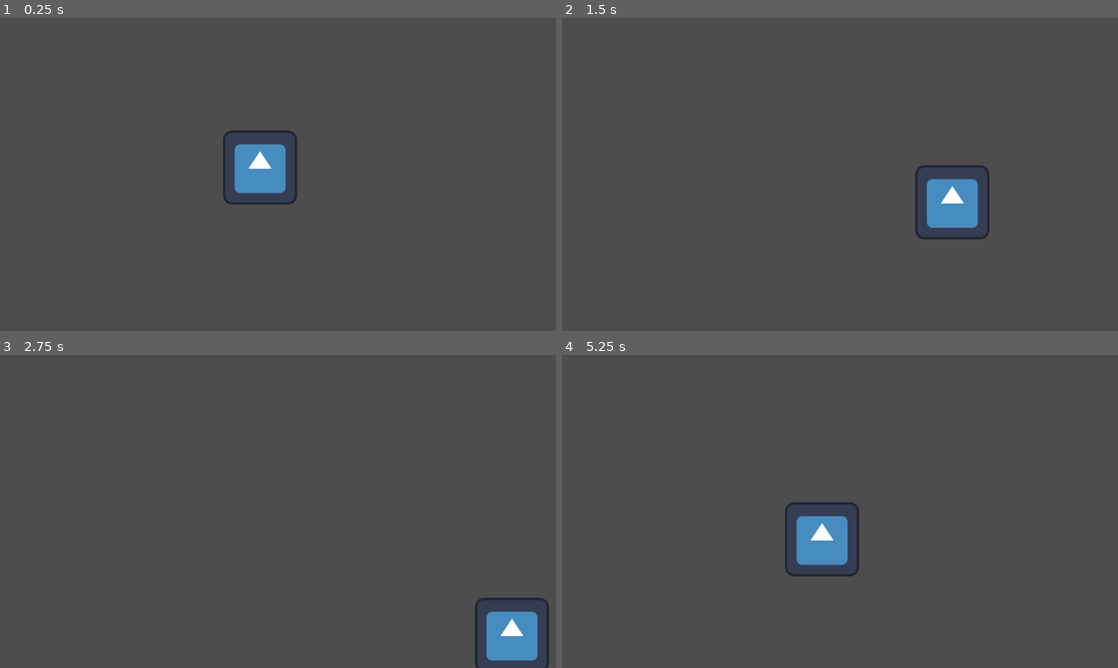
Above: before the commit, frames 1-4 (two rows, left to right).
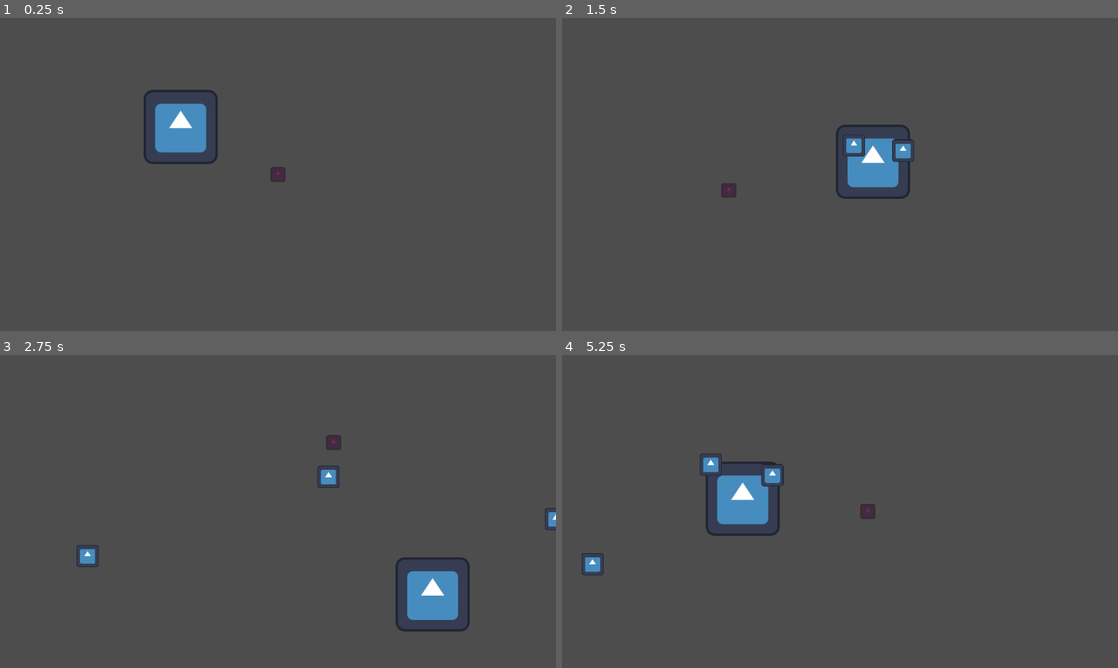
Above: after the commit, the same moments.

Repository: rakthalekk/EndureTheFungeon
Game: Godot game, scene res://src/jack_gun_test_scene.tscn
Two runs of this game, one before a commit and one after it. Both use one fixed random seed, a clock stepped at 60 frames per second and the inputs below. Before the commit the project starts from res://src/main.tscn. The engine's default icon, where the game draws it, is replaced by a stand-in: a white triangle on a blue panel in a dark square.
Inputs (mouse positions are in pixels of both pictures, inside the frame that each line leads up to):
- Up to frame 1 (0.25 s): no input
- Up to frame 2 (1.5 s): tap Enter at 0.5 s; move the mouse to (962, 158) at 0.52 s; press the mouse at (962, 158) at 0.53 s; hold D (move_right) 0.53-1.28 s; move the mouse to (728, 190) at 1.27 s; release the mouse at (728, 190) at 1.28 s; hold S (move_down) from 1.28 s (still down); click (728, 190) at 1.35 s
- Up to frame 3 (2.75 s): move the mouse to (333, 442) at 2.02 s; release S (move_down) at 2.03 s; press the mouse at (333, 442) at 2.03 s; hold D (move_right) from 2.03 s (still down)
- Up to frame 4 (5.25 s): move the mouse to (812, 574) at 2.77 s; release D (move_right) at 2.78 s; release the mouse at (812, 574) at 2.78 s; hold W (move_up) 2.78-3.53 s; click (812, 574) at 2.85 s; move the mouse to (1006, 558) at 3.52 s; press the mouse at (1006, 558) at 3.53 s; hold A (move_left) 3.53-5.03 s; move the mouse to (673, 464) at 4.27 s; release the mouse at (673, 464) at 4.28 s; click (673, 464) at 4.35 s; move the mouse to (867, 511) at 5.02 s; press the mouse at (867, 511) at 5.03 s; hold S (move_down) from 5.03 s (still down)

The runs differ from the first frame. In frame 1, 3.6% of the frame differs, in the area x 25-54%, y 22-60%; in frame 2, 3.9%; in frame 3, 4.1%; in frame 4, 4.2%, in the area x 3-57%, y 31-71%.

Commit message:
player and gun work

Diff:
--- a/project.godot
+++ b/project.godot
@@ -11,7 +11,7 @@
 [application]
 
 config/name="Endure The Fungeon"
-run/main_scene="res://src/main.tscn"
+run/main_scene="res://src/jack_gun_test_scene.tscn"
 config/features=PackedStringArray("4.2", "GL Compatibility")
 config/icon="res://icon.svg"
 
@@ -51,8 +51,9 @@
 ]
 }
 shoot={
-"deadzone": 0.5,
-"events": []
+"deadzone": 0.49,
+"events": [null, Object(InputEventMouseButton,"resource_local_to_scene":false,"resource_name":"","device":-1,"window_id":0,"alt_pressed":false,"shift_pressed":false,"ctrl_pressed":false,"meta_pressed":false,"button_mask":1,"position":Vector2(116, 21),"global_position":Vector2(120, 62),"factor":1.0,"button_index":1,"canceled":false,"pressed":true,"double_click":false,"script":null)
+]
 }
 
 [layer_names]
--- /dev/null
+++ b/src/BulletReticle.gd
@@ -0,0 +1,11 @@
+extends Sprite2D
+
+
+# Called when the node enters the scene tree for the first time.
+func _ready():
+	pass # Replace with function body.
+
+
+# Called every frame. 'delta' is the elapsed time since the previous frame.
+func _process(delta):
+	global_position = get_global_mouse_position()
--- a/src/Joke.gd
+++ b/src/Joke.gd
@@ -1,12 +1,17 @@
 class_name Joke
 extends Node
 
+const BASE_PROJECTILE = preload("res://src/projectile.tscn")
+
+@export var text_name: String
+@export var projectile_name: String
 @export var is_automatic: bool
 @export var is_charging: bool
 @export var charge_delay: float
 var charge_timer: float
 @export var fire_delay: float
 var delay_timer: float
+@export var infinite_ammo: bool
 @export var max_uses: int
 var current_uses: int
 var firing: bool
@@ -14,18 +19,23 @@
 var current_heading = Vector2.ZERO
 var fire_pos = Vector2.ZERO
 
+var owning_player: Player
+
 
 # Called when the node enters the scene tree for the first time.
 func _ready():
 	current_uses = max_uses
 	delay_timer = fire_delay
 	charge_timer = charge_delay
+	can_fire = true
 	pass # Replace with function body.
 
+func _pick_up(player: Player):
+	owning_player = player
 
 # Called every frame. 'delta' is the elapsed time since the previous frame.
 func _process(delta):
-	if(is_charging && can_fire && firing):
+	if(is_charging && can_fire && firing && (infinite_ammo || current_uses > 0)):
 		charge_timer -= delta
 		if(charge_timer < 0 && is_automatic):
 			_tell_joke()
@@ -34,7 +44,7 @@
 		if(delay_timer < 0):
 			delay_timer = fire_delay;
 			can_fire = true
-	if(is_automatic && firing && can_fire):
+	if(is_automatic && firing && can_fire && (infinite_ammo || current_uses > 0)):
 		_tell_joke()
 	pass
 
@@ -42,9 +52,18 @@
 	current_heading = heading;
 
 func _tell_joke():
-	if(!can_fire):
+	print("tell joke " + text_name)
+	if(!can_fire || (!infinite_ammo && current_uses <=0)):
 		return;
-	#spawn bullet and set direction
+
+	var projectile = BASE_PROJECTILE.instantiate() as Projectile
+	projectile._setup_bullet(projectile_name, current_heading)
+	projectile.global_position = owning_player.global_position
+	owning_player.get_parent().add_child(projectile)
+
+	if(!infinite_ammo):
+		current_uses -= 1
+
 	if(!is_automatic):
 		can_fire = false
 	if(is_charging):
@@ -52,7 +71,8 @@
 	pass
 
 func _start_telling_joke():
-	if(firing || !can_fire || current_uses <= 0):
+	print("start telling joke " + text_name)
+	if(firing || !can_fire || (!infinite_ammo && current_uses <= 0)):
 		return;
 	firing = true;
 	if(is_automatic || is_charging):
@@ -60,9 +80,10 @@
 	_tell_joke()
 	pass
 
-func _stop_telling_joke():
+func _stop_telling_joke(unequip:bool = false):
+	print("stop telling joke " + text_name)
 	if(is_charging && !is_automatic):
-		if(charge_timer < 0):
+		if(charge_timer < 0 && !unequip):
 			_tell_joke()
 		else:
 			charge_timer = charge_delay
--- a/src/PlayerScene.tscn
+++ b/src/PlayerScene.tscn
@@ -1,19 +1,4 @@
-[gd_scene load_steps=4 format=3 uid="uid://b20sqy78h55q7"]
-
-[ext_resource type="Script" path="res://src/PlayerMovement.gd" id="1_c1ftk"]
-[ext_resource type="Texture2D" uid="uid://l11c7kl026c8" path="res://icon.svg" id="2_cmuy2"]
-
-[sub_resource type="CapsuleShape2D" id="CapsuleShape2D_bvmoh"]
+[gd_scene format=3 uid="uid://b20sqy78h55q7"]
 
 [node name="Player" type="Area2D"]
-script = ExtResource("1_c1ftk")
 metadata/_edit_group_ = true
-
-[node name="AnimatedSprite2D" type="AnimatedSprite2D" parent="."]
-visible = false
-
-[node name="CollisionShape2D" type="CollisionShape2D" parent="."]
-shape = SubResource("CapsuleShape2D_bvmoh")
-
-[node name="Sprite2D" type="Sprite2D" parent="."]
-texture = ExtResource("2_cmuy2")
--- /dev/null
+++ b/src/bullet_reticle.tscn
@@ -0,0 +1,10 @@
+[gd_scene load_steps=3 format=3 uid="uid://bum3w87g78x1x"]
+
+[ext_resource type="Texture2D" uid="uid://l11c7kl026c8" path="res://icon.svg" id="1_7cgg3"]
+[ext_resource type="Script" path="res://src/BulletReticle.gd" id="2_4xvk7"]
+
+[node name="BulletReticle" type="Sprite2D"]
+modulate = Color(0.709804, 0, 0.298039, 0.435294)
+scale = Vector2(0.2, 0.2)
+texture = ExtResource("1_7cgg3")
+script = ExtResource("2_4xvk7")
--- /dev/null
+++ b/src/jack_gun_test_scene.tscn
@@ -0,0 +1,11 @@
+[gd_scene load_steps=3 format=3 uid="uid://bpuypxw8m07tg"]
+
+[ext_resource type="PackedScene" uid="uid://ciovhmka66u24" path="res://src/player.tscn" id="1_f2j53"]
+[ext_resource type="PackedScene" uid="uid://bum3w87g78x1x" path="res://src/bullet_reticle.tscn" id="2_wjr11"]
+
+[node name="Node" type="Node"]
+
+[node name="Player" parent="." instance=ExtResource("1_f2j53")]
+position = Vector2(312, 188)
+
+[node name="BulletReticle" parent="." instance=ExtResource("2_wjr11")]
--- a/src/joke_database.gd
+++ b/src/joke_database.gd
@@ -2,8 +2,8 @@
 @export var laugh: Joke
 
 
-func _get_joke(name : String) -> Joke:
-	return get_node(name);
+func _get_joke(joke_name : String) -> Joke:
+	return get_node(joke_name);
 
 func _get_laugh() -> Joke:
 	return laugh;
--- a/src/joke_database.tscn
+++ b/src/joke_database.tscn
@@ -3,8 +3,13 @@
 [ext_resource type="Script" path="res://src/joke_database.gd" id="1_7jgi1"]
 [ext_resource type="Script" path="res://src/Joke.gd" id="2_dyf4u"]
 
-[node name="JokeDatabase" type="Node"]
+[node name="JokeDatabase" type="Node" node_paths=PackedStringArray("laugh")]
 script = ExtResource("1_7jgi1")
+laugh = NodePath("Laugh")
 
-[node name="Joke" type="Node" parent="."]
+[node name="Laugh" type="Node" parent="."]
 script = ExtResource("2_dyf4u")
+text_name = "Haha"
+projectile_name = "Haha"
+fire_delay = 0.5
+infinite_ammo = true
--- a/src/player.gd
+++ b/src/player.gd
@@ -1,5 +1,7 @@
 class_name Player
 extends CharacterBody2D
+
+const MOUSE_RETICLE = preload("res://src/bullet_reticle.tscn")
 
 var heading = Vector2.ZERO;
 @export var max_haha_points: int
@@ -8,17 +10,22 @@
 var i_timer: float
 
 var jokes: Array[Joke]
-var currentJoke: int
+var joke_names: Array[String]
+var current_joke: int
 
 const SPEED = 300.0
 
 func _ready():
+	#MOUSE_RETICLE.instantiate()
 	jokes.append(JokeDatabase._get_laugh());
-	currentJoke = 0;
+	joke_names.append(jokes[0].text_name)
+	jokes[0]._pick_up(self)
+	current_joke = 0;
 
 func _process(delta):
 	var mousePos = get_global_mouse_position();
 	heading = mousePos - global_position;
+	jokes[current_joke]._set_heading(heading, global_position)
 	if(i_timer > 0):
 		i_timer -= delta;
 
@@ -26,7 +33,16 @@
 	var direction = Vector2(Input.get_axis("move_left", "move_right"), Input.get_axis("move_up", "move_down")).normalized()
 	velocity = direction * SPEED
 
+	if(Input.is_action_just_pressed("shoot")):
+		jokes[current_joke]._start_telling_joke()
+		print("shooting")
+	if(Input.is_action_just_released("shoot")):
+		jokes[current_joke]._stop_telling_joke()
+		print("no longer shooting")
+
 	move_and_slide()
+
+
 
 func _take_damage(damage: int):
 	if(i_timer > 0):
@@ -39,3 +55,27 @@
 func _no_more_laughing():
 	#call game over
 	pass
+
+func _learn_joke(new_joke: Joke):
+	if(joke_names.find(new_joke.text_name) == -1):
+		joke_names.append(new_joke.text_name)
+		jokes.append(new_joke)
+		new_joke._pick_up(self)
+
+func _next_joke():
+	jokes[current_joke]._stop_telling_joke(true)
+	current_joke += 1
+	if(current_joke >= jokes.size()):
+		current_joke = 0;
+	#change visual displays to match new joke
+	if(Input.is_action_pressed("shoot")):
+		jokes[current_joke]._start_telling_joke()
+
+func _prev_joke():
+	jokes[current_joke]._stop_telling_joke(true)
+	current_joke -= 1
+	if(current_joke < 0):
+		current_joke = jokes.size() - 1;
+	#change visual displays to match new joke
+	if(Input.is_action_pressed("shoot")):
+		jokes[current_joke]._start_telling_joke()
--- a/src/projectile.gd
+++ b/src/projectile.gd
@@ -6,6 +6,7 @@
 @export var projectile_name: String
 
 @export var hitbox: Area2D
+@export var sprite: Sprite2D
 
 var speed: int
 
@@ -13,20 +14,42 @@
 var lifespan: float
 var piercing_count: int
 
+
+
 # Called when the node enters the scene tree for the first time.
 func _ready():
-	data = ProjectileDatabase.get_projectile_data(projectile_name)
+	print("setup")
+	if(hitbox):
+		hitbox.body_entered.connect(_hit_enemy)
+	else:
+		print("NO HITBOX ASSIGNED. PLEASE FIX")
+	print("setup complete")
 
+func _setup_bullet(bullet_name: String, newHeading: Vector2):
+	data = ProjectileDatabase.get_projectile_data(bullet_name)
 	lifespan = data.despawn_time
 	piercing_count = data.piercing_max
 	speed = data.speed
+	heading = newHeading
+	hitbox.scale = Vector2(data.bullet_radius,data.bullet_radius)
+	sprite.scale = Vector2(data.bullet_radius,data.bullet_radius)
+	print("finished setting up bullet " + bullet_name)
 
-	hitbox.body_entered.connect(_hit_enemy)
-
+func _setup_bullet_data(bullet_data: ProjectileData, newHeading: Vector2):
+	data = bullet_data
+	lifespan = data.despawn_time
+	piercing_count = data.piercing_max
+	speed = data.speed
+	heading = newHeading
+	sprite.scale = Vector2(data.bullet_radius,data.bullet_radius)
+	hitbox.scale = Vector2(data.bullet_radius,data.bullet_radius)
 
 # Called every frame. 'delta' is the elapsed time since the previous frame.
 func _physics_process(delta):
-	if data.move_type == ProjectileData.MoveType.ACCELERATE:
+	if(data == null):
+		print("DATA IS NULL")
+		return
+	if(data.move_type == ProjectileData.MoveType.ACCELERATE):
 		speed = speed * (1 + (data.acceleration * delta))
 
 	velocity = heading.normalized() * speed
@@ -45,6 +68,7 @@
 
 
 func _hit_wall():
+	print("projectile hit wall")
 	match data.on_wall_hit:
 		ProjectileData.OnHit.BREAK:
 			queue_free()
@@ -64,6 +88,7 @@
 
 
 func _hit_enemy(enemy: CharacterBody2D):
+	print("projectile hit enemy")
 	#deal damage
 	match data.on_wall_hit:
 		ProjectileData.OnHit.BREAK:
@@ -84,6 +109,7 @@
 
 
 func _on_timer_end():
+	print("projectile despawned")
 	match data.on_timer_end:
 		ProjectileData.OnHit.BREAK:
 			queue_free()
--- /dev/null
+++ b/src/projectile.tscn
@@ -0,0 +1,30 @@
+[gd_scene load_steps=5 format=3 uid="uid://ckfphrgqfk6qt"]
+
+[ext_resource type="Texture2D" uid="uid://l11c7kl026c8" path="res://icon.svg" id="1_2dr52"]
+[ext_resource type="Script" path="res://src/projectile.gd" id="1_ay3gc"]
+
+[sub_resource type="CircleShape2D" id="CircleShape2D_b12mh"]
+
+[sub_resource type="CircleShape2D" id="CircleShape2D_5r5au"]
+radius = 15.0333
+
+[node name="Projectile" type="CharacterBody2D" node_paths=PackedStringArray("hitbox", "sprite")]
+collision_layer = 0
+script = ExtResource("1_ay3gc")
+hitbox = NodePath("Hitbox")
+sprite = NodePath("Sprite2D")
+
+[node name="CollisionShape2D" type="CollisionShape2D" parent="."]
+shape = SubResource("CircleShape2D_b12mh")
+
+[node name="Sprite2D" type="Sprite2D" parent="."]
+scale = Vector2(0.25, 0.25)
+texture = ExtResource("1_2dr52")
+
+[node name="Hitbox" type="Area2D" parent="."]
+collision_layer = 0
+collision_mask = 4
+
+[node name="CollisionShape2D" type="CollisionShape2D" parent="Hitbox"]
+scale = Vector2(1.1, 1.1)
+shape = SubResource("CircleShape2D_5r5au")
--- a/src/projectile_data.gd
+++ b/src/projectile_data.gd
@@ -8,6 +8,7 @@
 @export var damage: int
 @export var despawn_time: float
 @export var acceleration: float
+@export var bullet_radius: float
 
 @export var piercing_max: int
 @export var max_bounces: int
@@ -18,6 +19,6 @@
 
 @export var move_type: MoveType
 
-@export var split_projectile: Projectile
+@export var split_projectile: ProjectileData
 @export var num_split_projectiles: int
 @export var explode_radius: float
--- a/src/projectile_database.gd
+++ b/src/projectile_database.gd
@@ -6,4 +6,5 @@
 
 
 func get_projectile_data(p_name: String) -> ProjectileData:
+	print("attempting to get projectile " + p_name)
 	return get_node(p_name)
--- a/src/projectile_database.tscn
+++ b/src/projectile_database.tscn
@@ -14,5 +14,14 @@
 script = ExtResource("2_be0wl")
 speed = 300.0
 damage = 1
-despawn_time = 1.0
-acceleration = 1.0
+despawn_time = 3.0
+
+[node name="Haha" type="Sprite2D" parent="."]
+position = Vector2(119, 57)
+scale = Vector2(0.2, 0.2)
+texture = ExtResource("2_3k8sg")
+script = ExtResource("2_be0wl")
+speed = 300.0
+damage = 1
+despawn_time = 3.0
+bullet_radius = 0.3
